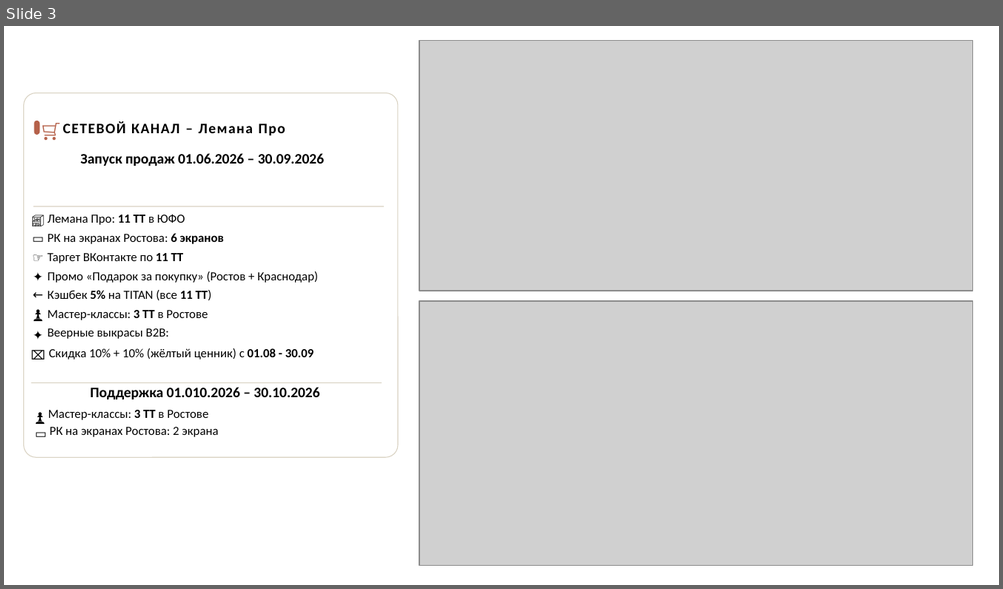
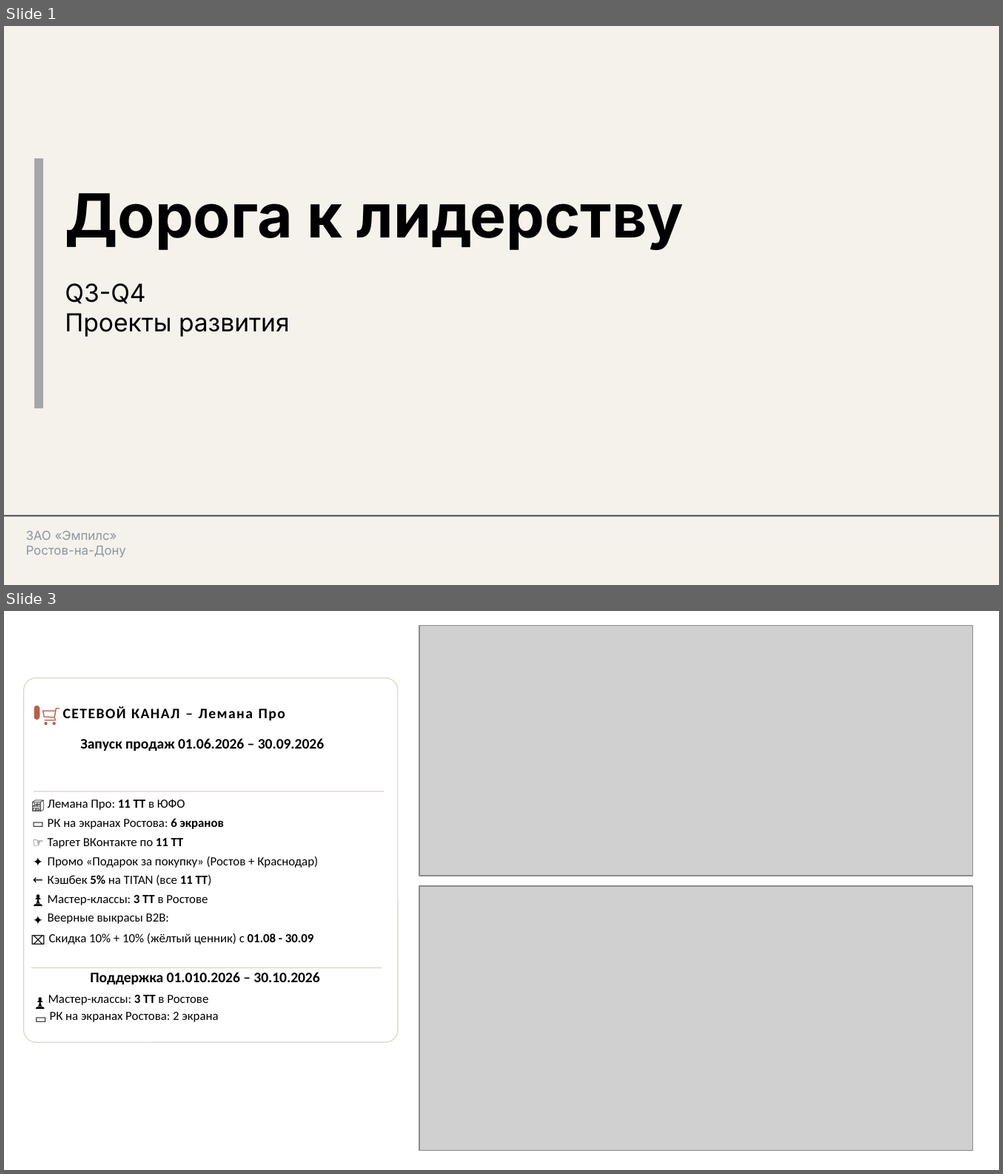
Before and after one commit to Iverson76newcomer/radar-empils, a slide deck: download/Презентация_для_ГД_final.pptx. Shown one above the other, each under a label of ours: slide 3 before the commit, slides 1 and 3 after it; the slides between them are not shown. The pictures are 1003x589 and 1003x1174 pixels, drawn with LibreOffice and Linux fonts; fonts in the diff are those of the drawing; grey boxes stand for pictures. Boxes give left, top, right and bottom in pixels: in the first picture for what was removed or moved away, otherwise in the second. Text is boxed around its words. In the diff, an @@ line names an element or a change of style, - is before the commit and + after.

```diff
--- a/download/Презентация_для_ГД_final.pptx
+++ b/download/Презентация_для_ГД_final.pptx
@@ slide 1 added at <box>4,26,999,585</box>, background #F5F2EC @@
@@ rectangle added at <box>35,158,44,409</box>, fill #A6A6A6 @@
@@ text added at <box>65,193,683,250</box>, 44 pt, text #000000, bold @@
+Дорога к лидерству
@@ text added at <box>65,284,290,337</box>, 18 pt, text #000000 @@
+Q3-Q4
+Проекты развития
@@ rectangle added at <box>4,515,999,517</box>, fill #444A5A @@
@@ text added at <box>26,531,126,558</box>, 9 pt, text #8A95A3 @@
+ЗАО «Эмпилс»
+Ростов-на-Дону
```
Also in this commit, not shown: 2 slides changed, 1 other slide added, 1 slide removed, 1 other file.
